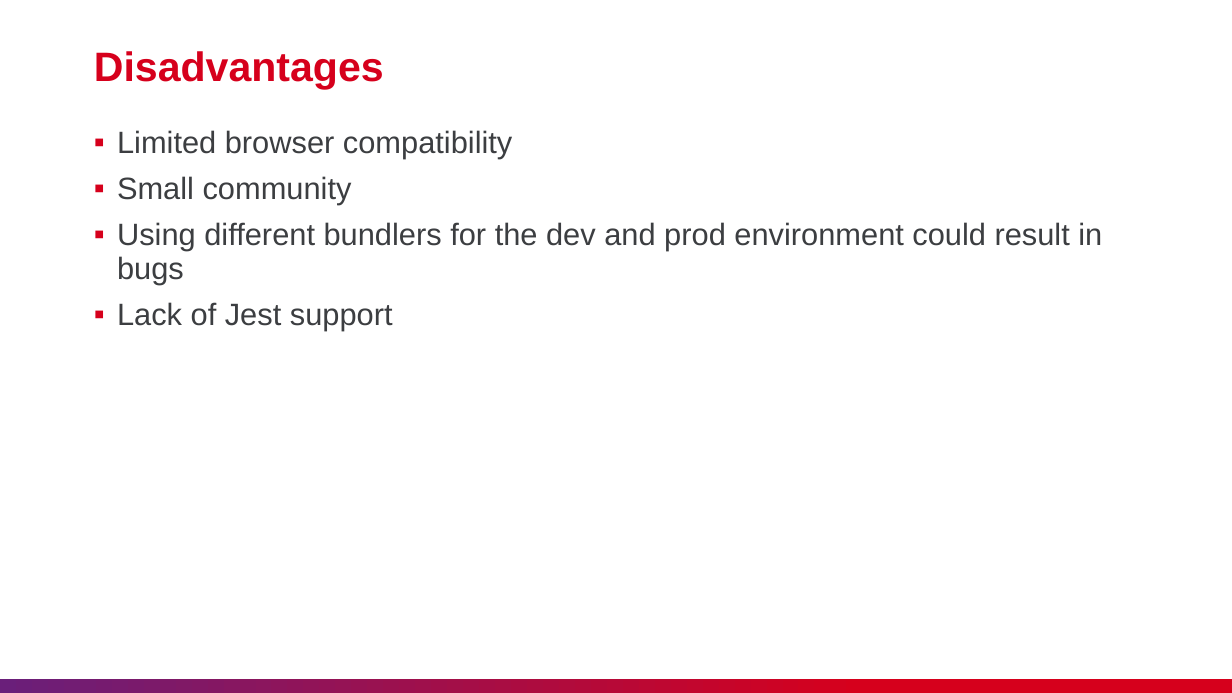
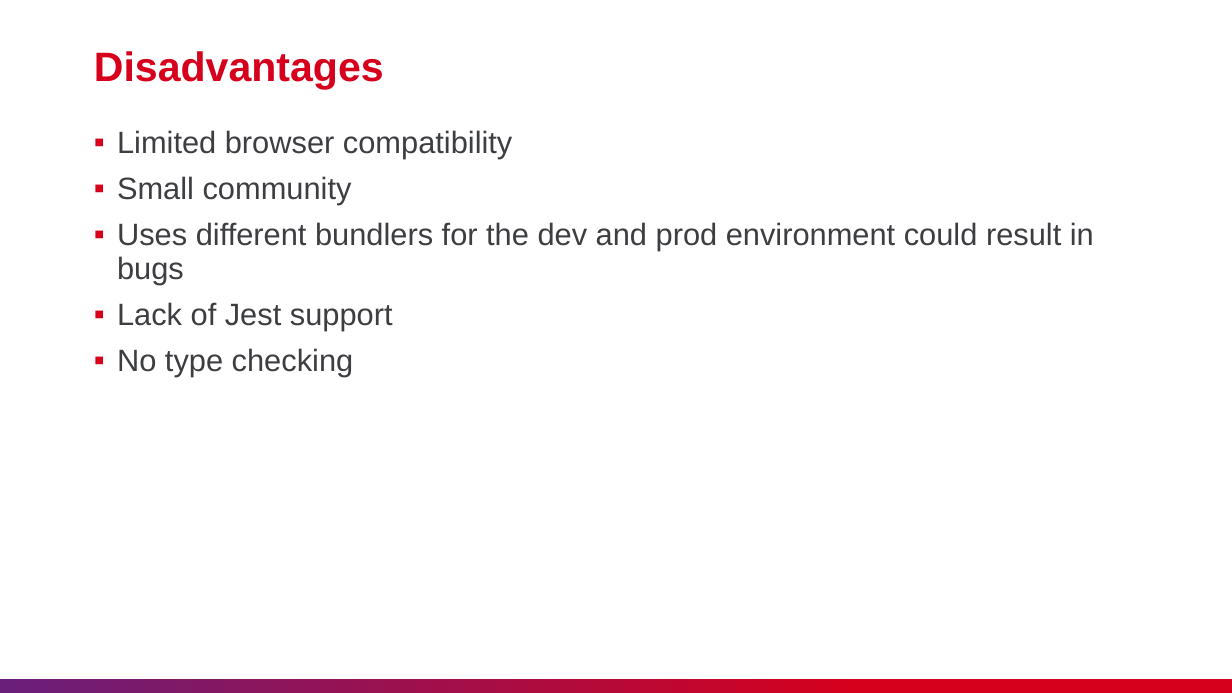
Before and after one commit to nashtech-garage/nodejs-vite-js_load_test, a slide deck: slide 14 of vite/slide/NT_Vitejs.pptx. Drawn at 1232x693 pixels with LibreOffice and Linux fonts; fonts in the diff are those of the drawing. Boxes give left, top, right and bottom in pixels: in the first picture for what was removed or moved away, otherwise in the second. Text is boxed around its words. In the diff, an @@ line names an element or a change of style, - is before the commit and + after.

Commit message:
[WIP] Add demo and slide for artillery

```diff
--- a/vite/slide/NT_Vitejs.pptx
+++ b/vite/slide/NT_Vitejs.pptx
@@ text at (x1=117, y1=222, x2=1094, y2=284): text changed @@
-▪ Using different bundlers for the dev and prod environment could result in bugs
+▪ Uses different bundlers for the dev and prod environment could result in bugs
@@ text at (x1=117, y1=348, x2=354, y2=377): paragraph added @@
+▪ No type checking
```
Also in this commit, not shown: 12 other files.
